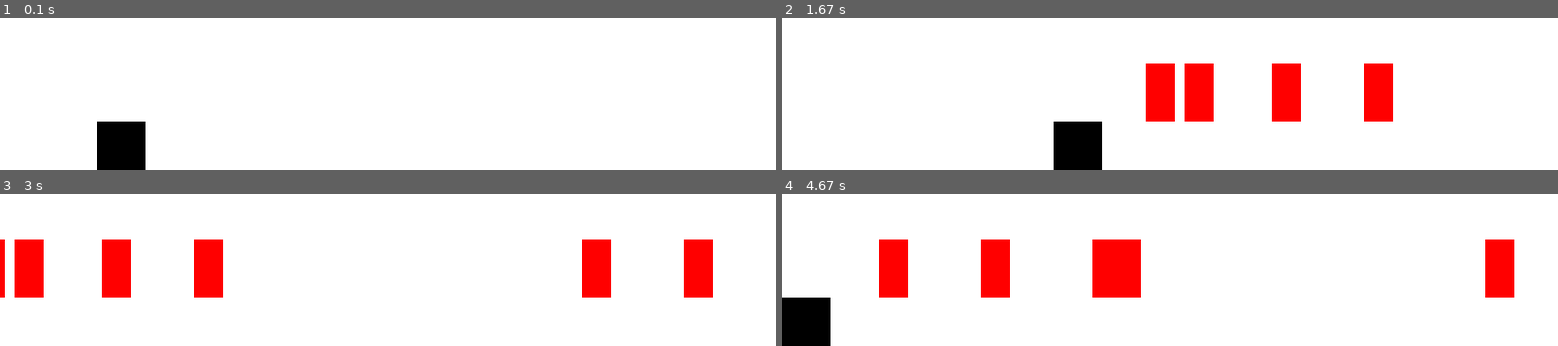
Above: before the commit, frames 1-4 (two rows, left to right).
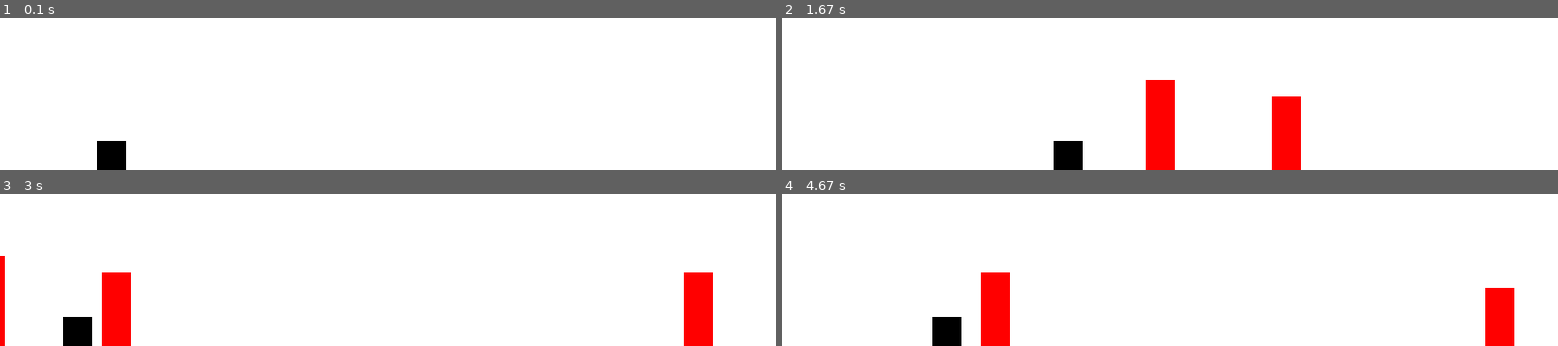
Above: after the commit, the same moments.

Repository: 20bhayward/5100-Final-Project
Game: pygame game, started from world/runner_agent.py
Two runs of this game, one before a commit and one after it. Both use one fixed random seed, a clock stepped at 60 frames per second and the inputs below.
Inputs:
- Up to frame 1 (0.1 s): no input
- Up to frame 2 (1.67 s): hold Right 0.33-0.8 s; hold Right 0.83-1.3 s; tap Space at 0.9, 1.2, 1.4 s; hold Left from 1.33 s (still down)
- Up to frame 3 (3 s): tap Space at 1.7, 1.97, 2.27, 2.4, 2.7 s; release Left at 1.87 s; hold Left 1.9-2.3 s; hold Left 2.33-2.97 s
- Up to frame 4 (4.67 s): hold Left 3-3.47 s; tap Space at 3.07, 3.37, 3.57, 3.87, 4.07, 4.37, 4.57 s; hold Right 3.5-3.97 s; hold Right 4-4.47 s; hold Left from 4.5 s (still down)

The runs differ from the first frame. In frame 1, 1.3% of the frame differs, in the area x 12-19%, y 68-100%; in frame 2, 7.7%; in frame 3, 9.3%; in frame 4, 11%, in the area x 0-95%, y 29-100%.

Commit message:
update to rewards and collision logic

Diff:
--- a/agent/agent.py
+++ /dev/null
@@ -1,153 +0,0 @@
-import random
-import numpy as np
-import pygame
-
-AGENT_COLOR = (0, 255, 0)
-SCREEN_HEIGHT = 600
-JUMP_HEIGHT = 10
-
-class Agent(pygame.sprite.Sprite):
-    def __init__(self, x, y, genome_size=3):
-
-        """
-        Initialize the agent with a random genome.
-
-        genome_size: The number of decision parameters (e.g., weights) in the genome.
-
-        """
-        super().__init__()
-        self.width = 32
-        self.height = 32
-        self.image = pygame.Surface([self.width, self.height])
-        self.image.fill(AGENT_COLOR)
-        self.rect = self.image.get_rect()
-        self.rect.x = x
-        self.rect.y = y
-        # Velocity
-        self.change_x = 0
-        self.change_y = 0
-        self.jump_height = JUMP_HEIGHT
-
-        # Genome represents the AI's decision-making process (like weights in a neural network)
-        self.genome = np.random.uniform(-1, 1, genome_size)
-        self.fitness = 0
-
-    def get_action(self, inputs):
-        """
-        Use the agent's genome to decide an action based on its inputs.
-
-        inputs: A list of sensory inputs (e.g., distance to obstacles).
-
-        return: The action to be taken by the agent (e.g., move, jump).
-        """
-        # Weighted sum of inputs using the genome to make a decision
-        weighted_sum = np.dot(inputs, self.genome)
-
-        # Decide the action based on the weighted sum (threshold-based)
-        if weighted_sum > 0.5:
-            return "jump"  # Jump over an obstacle
-        elif weighted_sum < -0.5:
-            return "duck"  # Duck to avoid an obstacle
-        else:
-            return "run"  # Continue running
-
-    def evaluate(self, survival_time, obstacles_dodged):
-        """
-        Evaluate the fitness of the agent based on its performance.
-
-        survival_time: The time the agent survived without hitting obstacles.
-        obstacles_dodged: Number of obstacles successfully avoided.
-
-        return: The agent's fitness score.
-        """
-        # Fitness is based on how long the agent survived and how many obstacles it dodged
-        self.fitness = survival_time + (obstacles_dodged * 2)
-        return self.fitness
-
-    def mutate(self, mutation_rate=0.1):
-        """
-        Apply mutation to the genome.
-
-        mutation_rate: The probability of mutating a genome parameter.
-        """
-        for i in range(len(self.genome)):
-            if random.random() < mutation_rate:
-                # Mutate by adding a small random value to genome weights
-                self.genome[i] += np.random.uniform(-0.5, 0.5)
-
-    def crossover(self, other_agent):
-        """
-        Perform crossover with another agent to produce offspring.
-
-        other_agent: The agent to cross genomes with.
-
-        return: Two offspring agents.
-        """
-        crossover_point = random.randint(1, len(self.genome) - 1)
-
-        # Perform crossover between two parents
-        child1_genome = np.concatenate((self.genome[:crossover_point], other_agent.genome[crossover_point:]))
-        child2_genome = np.concatenate((other_agent.genome[:crossover_point], self.genome[crossover_point:]))
-
-        # Create offspring agents
-        child1 = Agent(len(self.genome))
-        child2 = Agent(len(self.genome))
-
-        # Assign genomes to offspring
-        child1.genome = child1_genome
-        child2.genome = child2_genome
-
-        return child1, child2
-
-    def update(self, blocks):
-        # Apply gravity
-        self.gravity()
-
-        # Move left/right
-        self.rect.x += self.change_x
-
-        # Check for collision with blocks
-        block_hit_list = pygame.sprite.spritecollide(self, blocks, False)
-        for block in block_hit_list:
-            if self.change_x > 0:
-                self.rect.right = block.rect.left
-            elif self.change_x < 0:
-                self.rect.left = block.rect.right
-
-        # Move up/down
-        self.rect.y += self.change_y
-
-        # Check for collision with blocks
-        block_hit_list = pygame.sprite.spritecollide(self, blocks, False)
-        for block in block_hit_list:
-            if self.change_y > 0:
-                self.rect.bottom = block.rect.top
-                self.change_y = 0
-            elif self.change_y < 0:
-                self.rect.top = block.rect.bottom
-                self.change_y = 0
-
-    def gravity(self):
-        if self.change_y == 0:
-            self.change_y = 1
-        else:
-            self.change_y += 0.35  # Adjust gravity here
-
-    def jump(self, blocks):
-        # Move down a bit to see if we are on the ground
-        self.rect.y += 2
-        block_hit_list = pygame.sprite.spritecollide(self, blocks, False)
-        self.rect.y -= 2
-
-        # If it is ok to jump, set our speed upwards
-        if len(block_hit_list) > 0 or self.rect.bottom >= SCREEN_HEIGHT:
-            self.change_y = -10  # Adjust jump strength here
-
-    def go_left(self):
-        self.change_x = -6  # Adjust movement speed here
-
-    def go_right(self):
-        self.change_x = 6
-
-    def stop(self):
-        self.change_x = 0
--- a/agent/agent_2.py
+++ b/agent/agent_2.py
@@ -28,26 +28,21 @@
             self.velocity_y = -JUMP_STRENGTH
 
     def apply_gravity(self, obstacles):
-        if self.is_jumping:
-            # Apply gravity to vertical velocity
-            self.velocity_y += GRAVITY
-            self.rect.y += self.velocity_y
-
-            # Check if the agent is landing on the ground
-            if self.rect.y >= GROUND_LEVEL:
-                self.rect.y = GROUND_LEVEL
+        # Apply gravity to vertical velocity
+        self.velocity_y += GRAVITY
+        self.rect.y += self.velocity_y
+        # Check if the agent is landing on the ground
+        if self.rect.y >= GROUND_LEVEL:
+            self.rect.y = GROUND_LEVEL
+            self.is_jumping = False
+            self.velocity_y = 0  # Stop falling
+        # Check for collision with any obstacles
+        for obstacle in obstacles:
+            if self.rect.colliderect(obstacle.rect):
+                self.rect.y = obstacle.rect.top - self.rect.height  # Position agent on top of obstacle
                 self.is_jumping = False
                 self.velocity_y = 0  # Stop falling
-
-            # Check for collision with any obstacles
-            for obstacle in obstacles:
-                if self.rect.colliderect(obstacle.rect):
-                    if self.is_falling_on_top(obstacle):
-                        self.rect.y = obstacle.rect.top - AGENT_SIZE  # Position agent on top of obstacle
-                        self.is_jumping = False
-                        self.velocity_y = 0  # Stop falling
-                        break  # Stop checking once landed
-
+                break  # Stop checking once landed
 
 
     def is_falling_on_top(self, obstacle):
--- a/world/gym_env.py
+++ b/world/gym_env.py
@@ -49,10 +49,10 @@
 
     def step(self, action):
         if self.done:
-            return self.reset()
+            return self.reset()  # Consider separating logic here
 
         # Check if the agent has fallen out of the screen
-        if self.agent.rect.center[0] < 0 or self.agent.rect.center[0] > 0.7 * SCREEN_WIDTH:
+        if self.agent.rect.center[0] < 0 or self.agent.rect.center[0] > 0.5 * SCREEN_WIDTH:
             self.done = True  # Set done to True, terminate the episode
             return self._get_obs(), -10, True, {}  # Penalty for going out of bounds
 
@@ -70,7 +70,8 @@
             self.agent.move(2)
             self.agent.move(1)
 
-        self.agent.apply_gravity(self.obstacles)
+        self.agent.apply_gravity(self.obstacles)  # Ensure gravity is applied correctly
+        self.agent.update_position()
 
         # Spawn and update obstacles
         spawn_obstacle(self.obstacles)
@@ -94,11 +95,6 @@
     def _calculate_reward(self, done):
         """
         Calculate the reward based on the agent's actions and environment state.
-
-        - Penalize the agent heavily for collisions with obstacles.
-        - Reward the agent for jumping over obstacles.
-        - Penalize slightly for unnecessary jumps.
-        - Reward left/right movement if it brings the agent closer to an ideal jump position.
         """
         if done:
             return -20  # Higher penalty for hitting an obstacle
@@ -106,31 +102,37 @@
         nearest_obstacle = None
         if self.obstacles:
             nearest_obstacle = min(self.obstacles, key=lambda o: o.rect.x)
-            distance_to_obstacle = nearest_obstacle.rect.x - self.agent.rect.x
+            obstacles_ahead = [o for o in self.obstacles if o.rect.x > self.agent.rect.x]
+            distance_to_obstacle = 0
+            if obstacles_ahead:
+                nearest_obstacle_ahead = min(obstacles_ahead, key=lambda o: o.rect.x)
+                distance_to_obstacle = nearest_obstacle_ahead.rect.x - self.agent.rect.x
 
             # Ideal jumping distance window (tune these values for your game mechanics)
             min_jump_distance = 20
-            max_jump_distance = 60
+            max_jump_distance = 40
 
             # Reward for jumping within the ideal window
-            if  min_jump_distance < distance_to_obstacle < max_jump_distance and self.agent.is_jumping:
-                return 10  # High reward for jumping within the ideal window
+            if min_jump_distance < distance_to_obstacle < max_jump_distance and self.agent.is_jumping:
+                return 1  # High reward for jumping within the ideal window
 
-            # Reward for moving right if too far from the obstacle
-            if distance_to_obstacle > max_jump_distance:
-                if self.agent.velocity_x > 0:  # Moving right toward the obstacle
-                    return 2  # Reward for moving closer to the obstacle
+            if self.agent.rect.x > nearest_obstacle.rect.x and self.agent.rect.y >= nearest_obstacle.rect.y:
+                print("jumped over an obstacle")
+                return 50  # Reward for successfully jumping over the obstacle
 
-            # Reward for moving left if too close to the obstacle (within 20 pixels)
+            # Reward for moving closer to the obstacle if too far
+            if distance_to_obstacle > max_jump_distance and self.agent.velocity_x > 0:
+                return 1  # Reward for moving closer to the obstacle
+
+            # Reward for backing up if too close
             if 0 < distance_to_obstacle < min_jump_distance and self.agent.velocity_x < 0:
                 return 2  # Reward for backing up to better position for the jump
 
             # Penalize slightly for unnecessary jumping
-            if self.agent.is_jumping and (distance_to_obstacle > max_jump_distance or distance_to_obstacle <= 0):
-                return -2  # Small penalty for jumping unnecessarily
+            if self.agent.is_jumping and distance_to_obstacle > max_jump_distance:
+                return -5  # Small penalty for jumping unnecessarily
 
-        # Default reward for moving forward and passing obstacles
-        return 1
+        return 0
 
     def render(self, mode='human'):
         self.screen.fill(WHITE)
--- a/world/play_trained_agent.py
+++ /dev/null
@@ -1,53 +0,0 @@
-import torch
-from dqn_agent import DQNAgent  # Adjust the import based on your file structure
-from gym_env import RunnerEnv  # Import your environment
-
-# Set the state and action dimensions
-device = torch.device("mps" if torch.backends.mps.is_available() else "cpu")
-
-# Initialize the environment
-env = RunnerEnv()
-
-state_dim = env.observation_space.shape[0]
-action_dim = env.action_space.n
-
-# Initialize the agent
-agent = DQNAgent(state_dim, action_dim, device)
-
-# Load the pre-trained weights
-agent.load('dqn_agent.pth')
-
-# Set the agent to evaluation mode
-agent.q_network.eval()  # For the QNetwork used during training
-agent.target_network.eval()  # If using a target network
-
-# Interact with the environment
-num_episodes = 10  # Example: run 10 episodes
-for episode in range(num_episodes):
-    state = env.reset()  # Reset the environment
-    done = False
-    total_reward = 0
-
-    while not done:
-        # Example of choosing action with epsilon = 0 during evaluation
-        action = agent.choose_action(state)
-
-        # Step the environment
-        next_state, reward, done, _ = env.step(action)
-
-        # Update total reward
-        total_reward += reward
-
-        # Render the environment (optional)
-        # env.render()
-
-        # Move to the next state
-        state = next_state
-
-        q_values = agent.q_network(torch.tensor(state, dtype=torch.float32).to(device))  # Assuming state is a NumPy array
-        # print(q_values)
-
-    print(f"Episode {episode + 1}: Total Reward: {total_reward}")
-
-# Close the environment when done
-env.close()
--- a/world/runner_agent.py
+++ b/world/runner_agent.py
@@ -1,5 +1,10 @@
 import pygame
 import random
+import sys
+import os
+sys.path.append(os.path.dirname(os.path.dirname(os.path.abspath(__file__))))
+from agent.agent_2 import Agent
+from components.obstacle import Obstacle
 
 # Initialize Pygame
 pygame.init()
@@ -25,42 +30,6 @@
 pygame.display.set_caption("2D Runner")
 
 # Agent class
-class Agent:
-    def __init__(self):
-        self.rect = pygame.Rect(100, GROUND_LEVEL, AGENT_SIZE, AGENT_SIZE)
-        self.velocity_y = 0
-        self.is_jumping = False
-
-    def move(self, action):
-        if action == 0:  # Move left
-            self.rect.x -= SPEED
-        elif action == 1:  # Move right
-            self.rect.x += SPEED
-        elif action == 2 and not self.is_jumping:  # Jump
-            self.is_jumping = True
-            self.velocity_y = -JUMP_STRENGTH
-
-    def apply_gravity(self):
-        if self.is_jumping:
-            self.rect.y += self.velocity_y
-            self.velocity_y += GRAVITY
-            if self.rect.y >= GROUND_LEVEL:
-                self.rect.y = GROUND_LEVEL
-                self.is_jumping = False
-
-    def draw(self, screen):
-        pygame.draw.rect(screen, BLACK, self.rect)
-
-# Obstacle class
-class Obstacle:
-    def __init__(self):
-        self.rect = pygame.Rect(SCREEN_WIDTH, GROUND_LEVEL - OBSTACLE_HEIGHT, OBSTACLE_WIDTH, OBSTACLE_HEIGHT)
-
-    def update(self):
-        self.rect.x -= SPEED
-
-    def draw(self, screen):
-        pygame.draw.rect(screen, RED, self.rect)
 
 def main():
     clock = pygame.time.Clock()
@@ -92,10 +61,11 @@
             agent.move(action)
 
         # Apply gravity
-        agent.apply_gravity()
+        agent.apply_gravity(obstacles)
+        agent.update_position()
 
         # Randomly spawn obstacles
-        if random.randint(1, 100) < 5:  # Small chance of spawning an obstacle
+        if random.randint(1, 100) < 3:  # Small chance of spawning an obstacle
             obstacles.append(Obstacle())
 
         # Update obstacles
--- a/world/train_dqn.py
+++ b/world/train_dqn.py
@@ -25,7 +25,7 @@
     total_reward = 0
 
     while not done:
-        # env.render()
+        env.render()
         action = agent.choose_action(state)
         next_state, reward, done, _ = env.step(action)
         total_reward += reward
@@ -44,6 +44,5 @@
 
     path_str = "dqn_agent_2.pth"
     agent.save(path_str)
-    print(f"Trained model saved as {path_str}")
 
 env.close()
Not shown, changed: dqn_agent_2.pth
